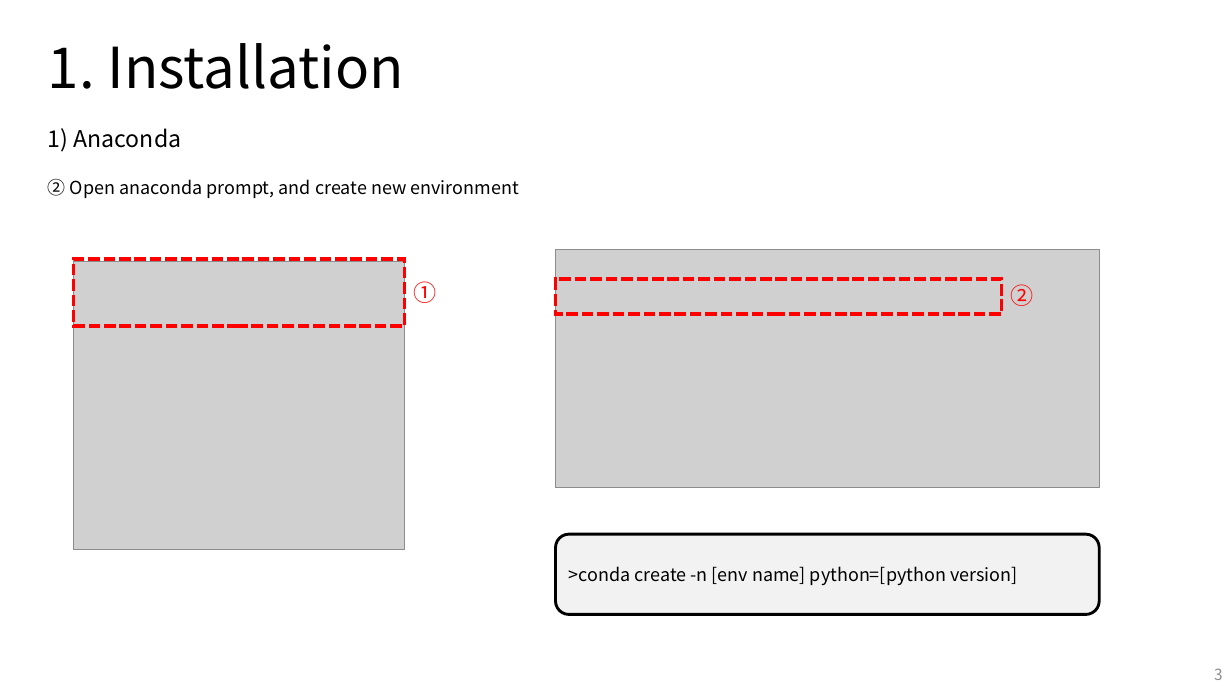
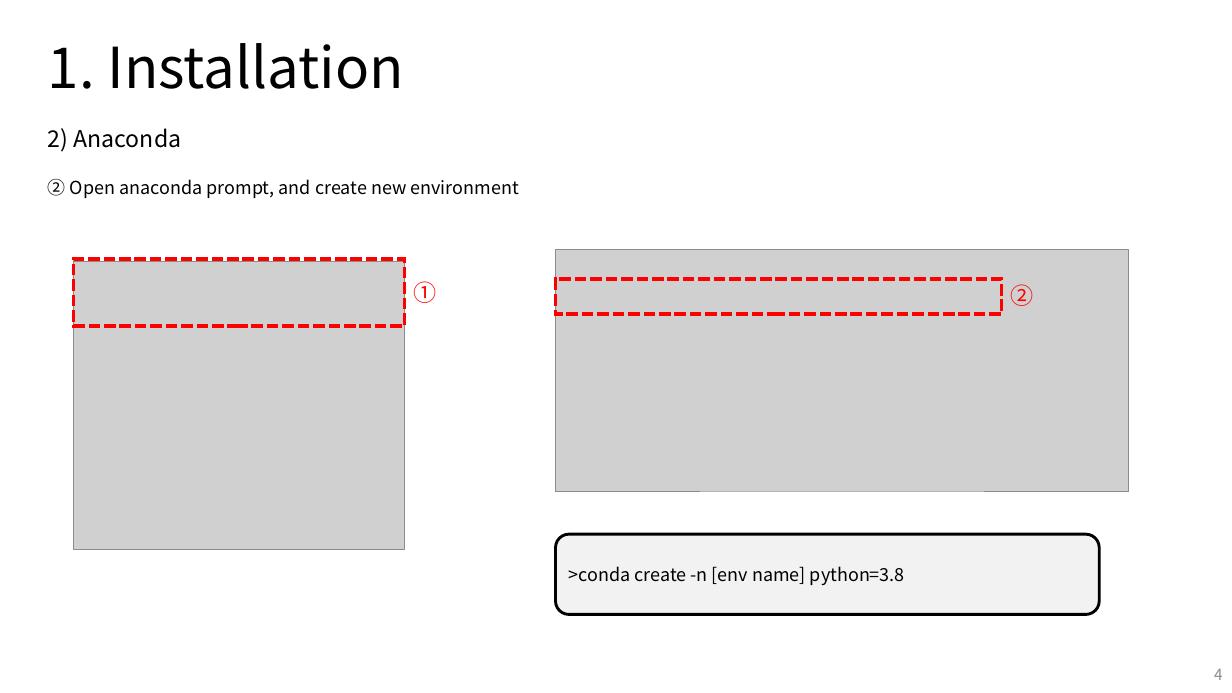
Before and after one commit to 0LYS0/mech439_pybullet, a slide deck: slide 4 of manual/Manual.pptx (slide 3 before the commit). Drawn at 1232x693 pixels with LibreOffice and Linux fonts; fonts in the diff are those of the drawing; grey boxes stand for pictures; background and template pictures are left out. Boxes give left, top, right and bottom in pixels: in the first picture for what was removed or moved away, otherwise in the second. Text is boxed around its words. In the diff, an @@ line names an element or a change of style, - is before the commit and + after.

```diff
--- a/manual/Manual.pptx
+++ b/manual/Manual.pptx
@@ text at box(48, 128, 182, 152): text changed @@
-1) Anaconda
+2) Anaconda
@@ picture: place and size @@
-picture at box(555, 250, 1099, 487)
+picture at box(555, 250, 1128, 491)
@@ text in rounded rectangle at box(569, 566, 905, 585): text changed @@
->conda create -n [env name] python=[python version]
+>conda create -n [env name] python=3.8
@@ page number at box(1214, 669, 1223, 680): text changed @@
-3
+4
```
Also in this commit, not shown: 5 other slides changed, 4 slides added, 7 slides removed, 24 other files.
